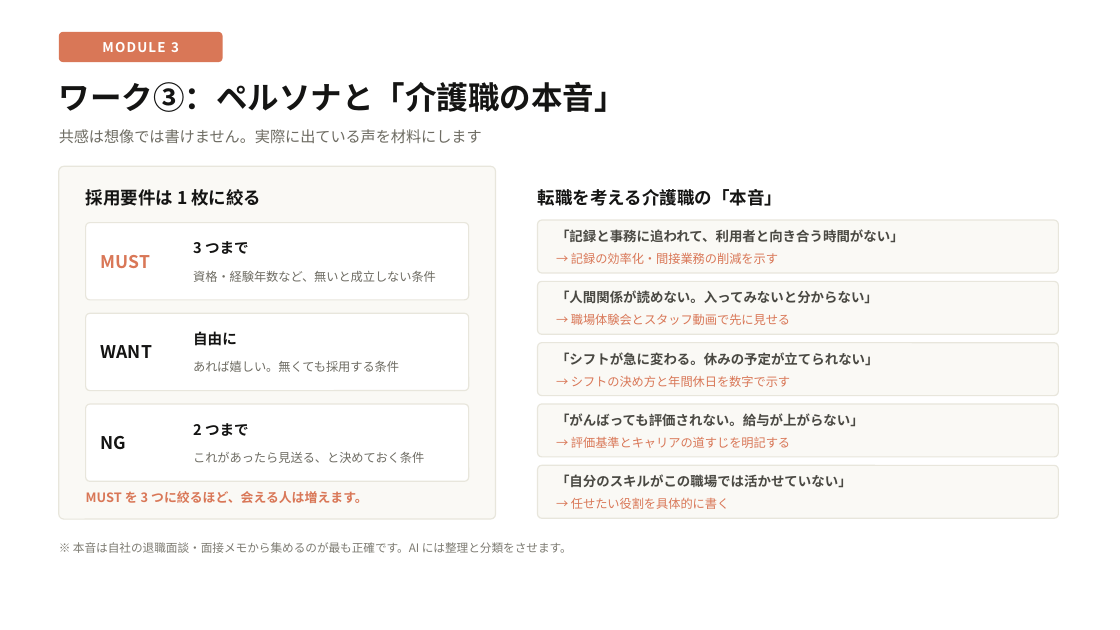
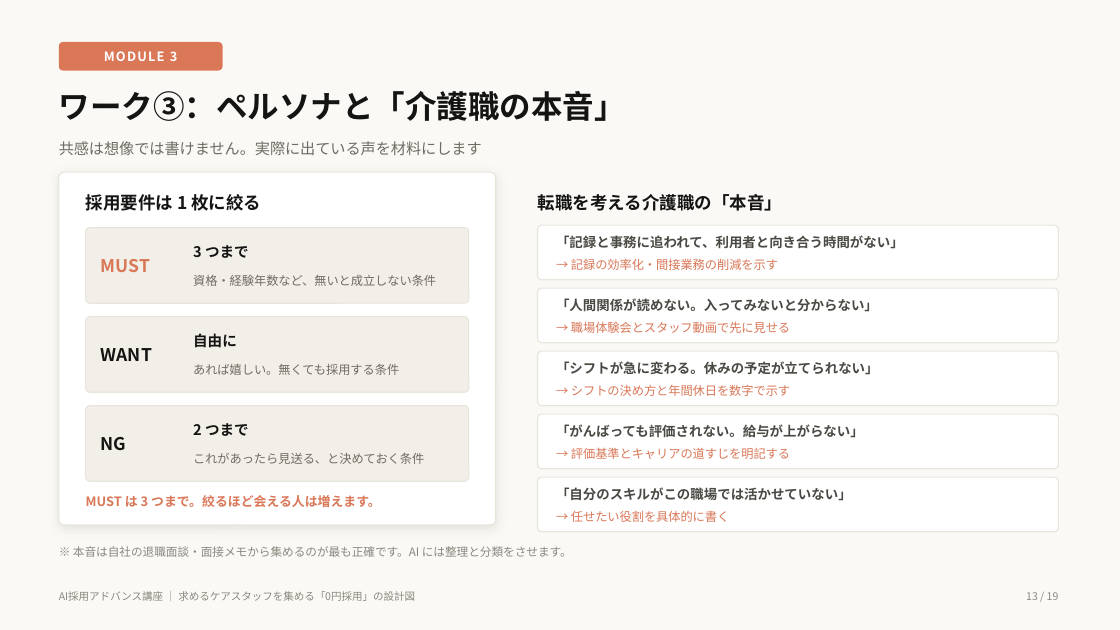
Before and after one commit to gala19690717-bit/-ai-news-mailer, a slide deck: slide 13 of docs/recruitment-webinar/AI採用アドバンス講座_0円採用の設計図.pptx. Drawn at 1120x630 pixels with LibreOffice and Linux fonts; fonts in the diff are those of the drawing. Boxes give left, top, right and bottom in pixels: in the first picture for what was removed or moved away, otherwise in the second. Text is boxed around its words. In the diff, an @@ line names an element or a change of style, - is before the commit and + after.

```diff
--- a/docs/recruitment-webinar/AI採用アドバンス講座_0円採用の設計図.pptx
+++ b/docs/recruitment-webinar/AI採用アドバンス講座_0円採用の設計図.pptx
@@ background #FFFFFF to #FAF9F5 @@
@@ text "MODULE 3" at (104, 51, 178, 61): size 11.5 to 11 pt @@
@@ rounded rectangle at (59, 42, 223, 71): proportions changed @@
@@ text "ワーク③：ペルソナと「介護職の本音」": place and size @@
-text "ワーク③：ペルソナと「介護職の本音」" at (59, 82, 626, 112)
+text "ワーク③：ペルソナと「介護職の本音」" at (59, 91, 626, 121)
@@ text "共感は想像では書けません。実際に出ている声を材料にします": place and size @@
-text "共感は想像では書けません。実際に出ている声を材料にします" at (59, 129, 482, 143)
+text "共感は想像では書けません。実際に出ている声を材料にします" at (59, 141, 482, 155)
@@ rounded rectangle at (59, 172, 496, 525): fill #FAF9F5 to #FFFFFF; shadow on @@
@@ fill #FFFFFF to #F1EFE7; proportions changed in 3 elements at (86, 406, 469, 481), (86, 317, 469, 392), (86, 228, 469, 303) @@
@@ 8 texts, 5 rounded rectangles: place and size @@
-8 texts, 5 rounded rectangles at (59, 166, 1059, 519)
+8 texts, 5 rounded rectangles at (59, 172, 1059, 525)
@@ 7 texts, 4 rounded rectangles: place and size @@
-7 texts, 4 rounded rectangles at (59, 32, 1059, 518)
+7 texts, 4 rounded rectangles at (59, 42, 1059, 532)
@@ fill #FAF9F5 to #FFFFFF; proportions changed in 5 elements at (538, 225, 1059, 280), (538, 288, 1059, 343), (538, 351, 1059, 406), (538, 414, 1059, 469), (538, 477, 1059, 532) @@
@@ text at (86, 495, 381, 507): text changed @@
-MUST を 3 つに絞るほど、会える人は増えます。
+MUST は 3 つまで。絞るほど会える人は増えます。
@@ text "→ 任せたい役割を具体的に書く": place and size @@
-text "→ 任せたい役割を具体的に書く" at (571, 498, 729, 509)
+text "→ 任せたい役割を具体的に書く" at (571, 511, 729, 522)
@@ text "※ 本音は自社の退職面談・面接メモから集めるのが最も正確です。AI には整理と分類をさせます。" at (73, 546, 572, 557): text colour #7D7B72 to #8A887E @@
@@ text added at (59, 591, 415, 601), 9 pt, text #8A887E @@
+AI採用アドバンス講座 ｜ 求めるケアスタッフを集める「0円採用」の設計図
@@ text added at (1026, 592, 1059, 600), 9 pt, text #8A887E @@
+13 / 19
```
Also in this commit, not shown: 18 other slides changed, 2 other files.
